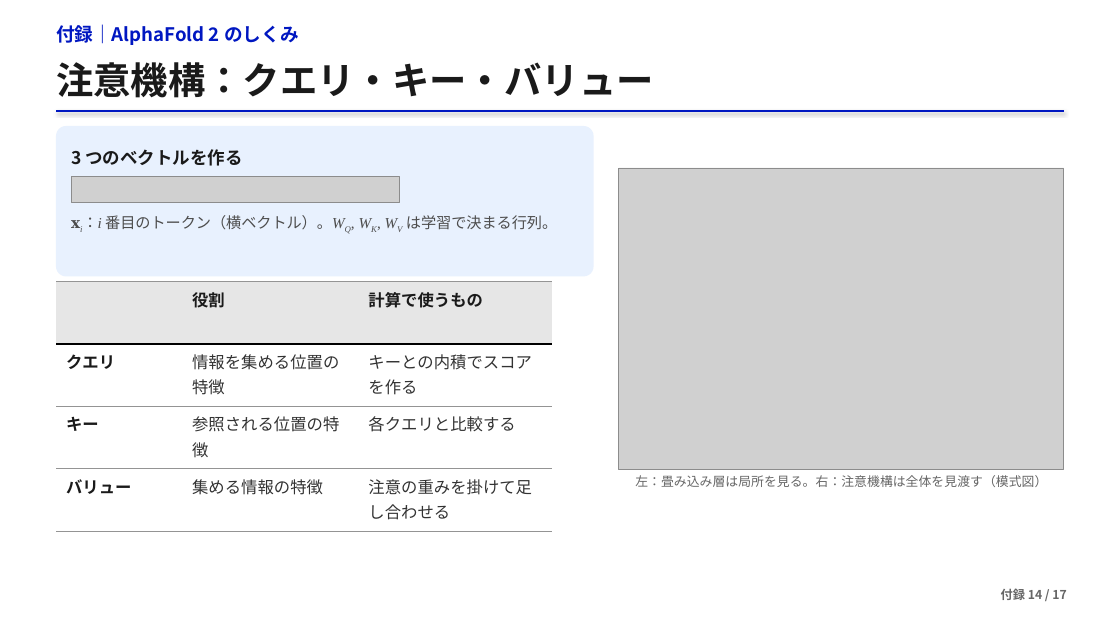
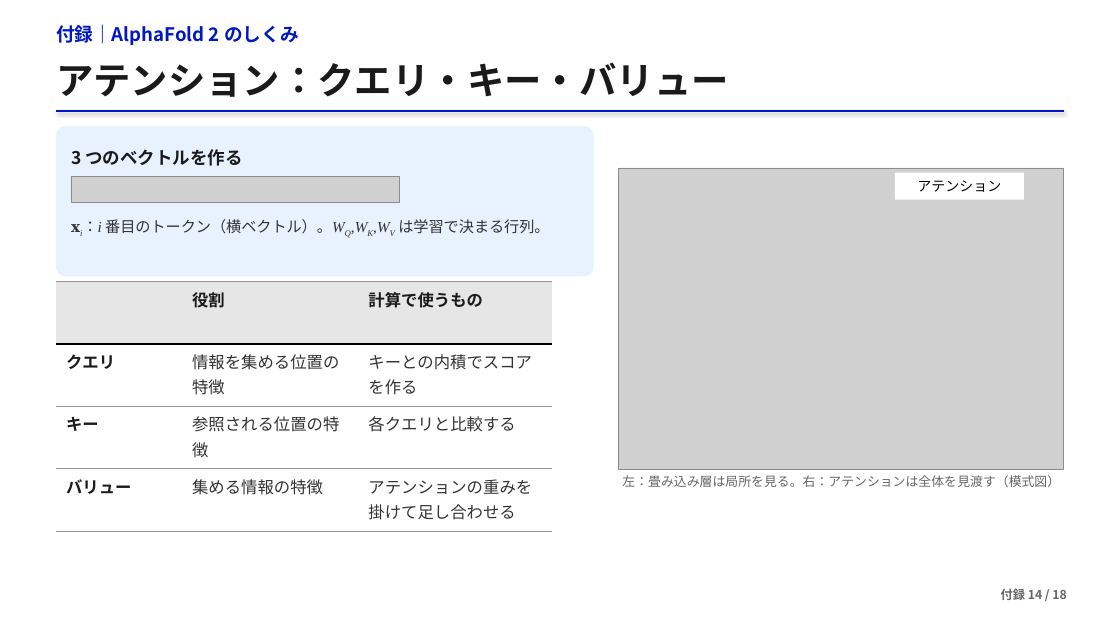
Before and after one commit to matsunagalab/lecture_bioinfo, a slide deck: slide 52 of 05_AlphaFold2による構造予測/05_AlphaFold2による構造予測.pptx (slide 50 before the commit). Drawn at 1120x630 pixels with LibreOffice and Linux fonts; fonts in the diff are those of the drawing; grey boxes stand for pictures. Boxes give left, top, right and bottom in pixels: in the first picture for what was removed or moved away, otherwise in the second. Text is boxed around its words. In the diff, an @@ line names an element or a change of style, - is before the commit and + after.

```diff
--- a/05_AlphaFold2による構造予測/05_AlphaFold2による構造予測.pptx
+++ b/05_AlphaFold2による構造予測/05_AlphaFold2による構造予測.pptx
@@ text at [56, 62, 729, 97]: text changed @@
-注意機構：クエリ・キー・バリュー
+アテンション：クエリ・キー・バリュー
@@ rectangle added at [895, 172, 1024, 199], fill #FFFFFF, 12 pt, text #000000 @@
+アテンション
@@ text at [83, 219, 549, 234]: text changed; text colour #4D4D4D to #333333 @@
-𝐱i：i 番目のトークン（横ベクトル）。WQ, WK, WV は学習で決まる行列。
+𝐱i：i 番目のトークン（横ベクトル）。WQ,WK,WV は学習で決まる行列。
@@ table at [56, 281, 552, 531] @@
-row 4, column 3: 注意の重みを掛けて足し合わせる
+row 4, column 3: アテンションの重みを掛けて足し合わせる
@@ text at [622, 475, 1060, 487]: text changed @@
-左：畳み込み層は局所を見る。右：注意機構は全体を見渡す（模式図）
+左：畳み込み層は局所を見る。右：アテンションは全体を見渡す（模式図）
@@ text at [1001, 588, 1066, 600]: text changed @@
-付録 14 / 17
+付録 14 / 18
```
Also in this commit, not shown: 51 other slides changed, 4 slides added, 1 slide removed, 4 other files.
